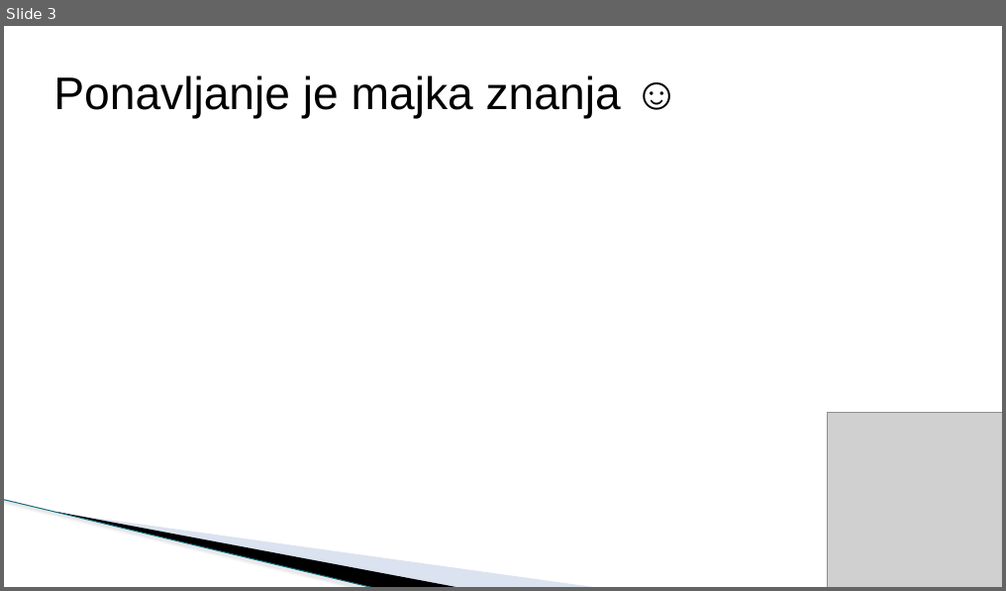
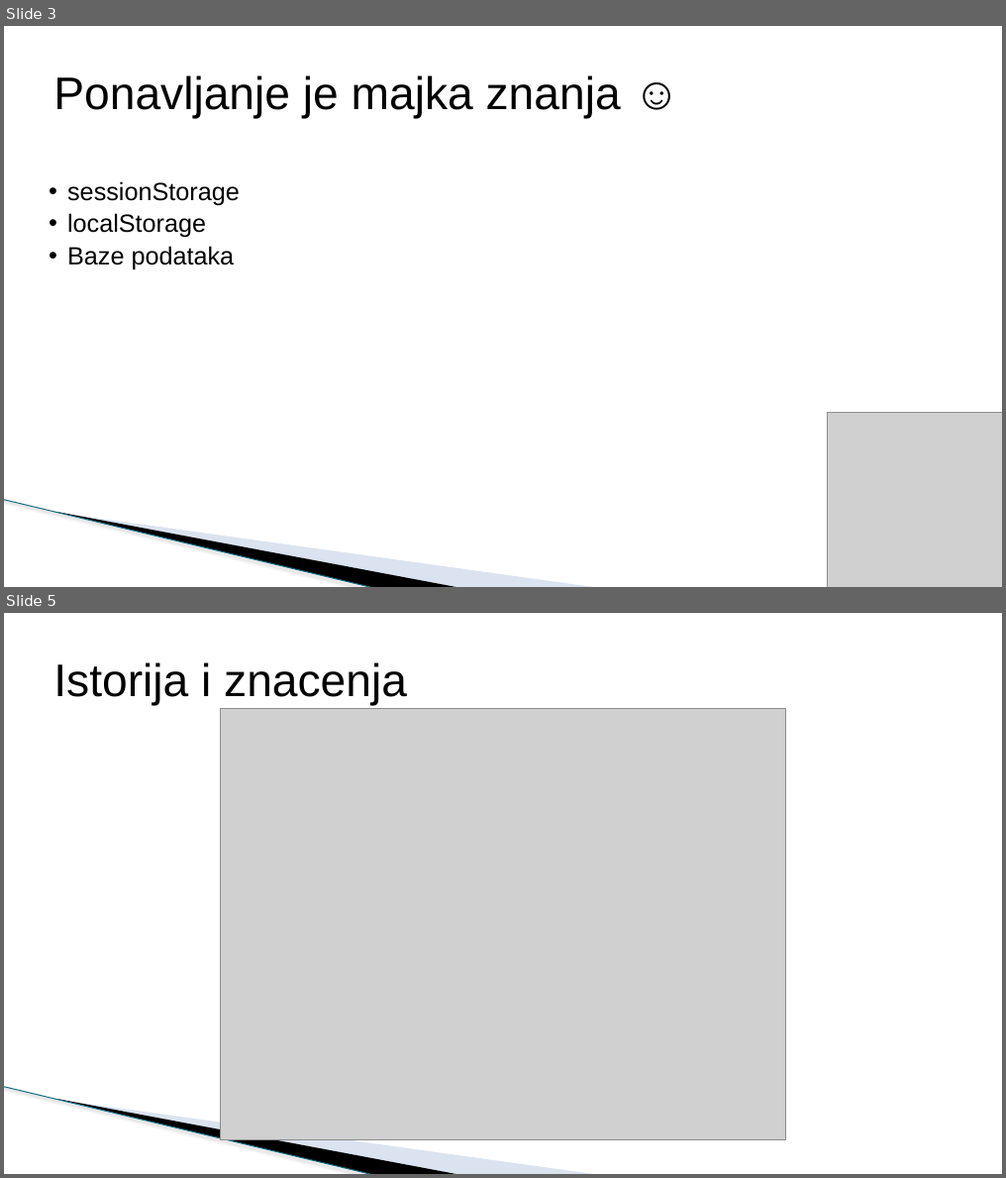
Before and after one commit to todalexcode/kurs-front-end, a slide deck: sesija-36/PPT/Front-End Developer-36.pptx. Shown one above the other, each under a label of ours: slide 3 before the commit, slides 3 and 5 after it; the slides between them are not shown. The pictures are 1006x591 and 1006x1178 pixels, drawn with LibreOffice and Linux fonts; fonts in the diff are those of the drawing; grey boxes stand for pictures; background and template pictures are left out. Boxes give left, top, right and bottom in pixels: in the first picture for what was removed or moved away, otherwise in the second. Text is boxed around its words. In the diff, an @@ line names an element or a change of style, - is before the commit and + after.

```diff
--- a/sesija-36/PPT/Front-End Developer-36.pptx
+++ b/sesija-36/PPT/Front-End Developer-36.pptx
@@ slide 5 added at (4, 613, 1002, 1174), background #FFFFFF; not listed: 3 template elements that a slide beside it also shows @@
@@ title added at (54, 663, 407, 706), 44 pt, text #000000 @@
+Istorija i znacenja
@@ picture added at (221, 708, 786, 1140) @@
@@ slide 3 changed as well @@
@@ text added at (67, 181, 240, 271), 24 pt, text #000000 @@
+  • sessionStorage
+  • localStorage
+  • Baze podataka
```
Also in this commit, not shown: 2 other slides changed, 10 other slides added, 1 slide removed, 1 other file.
